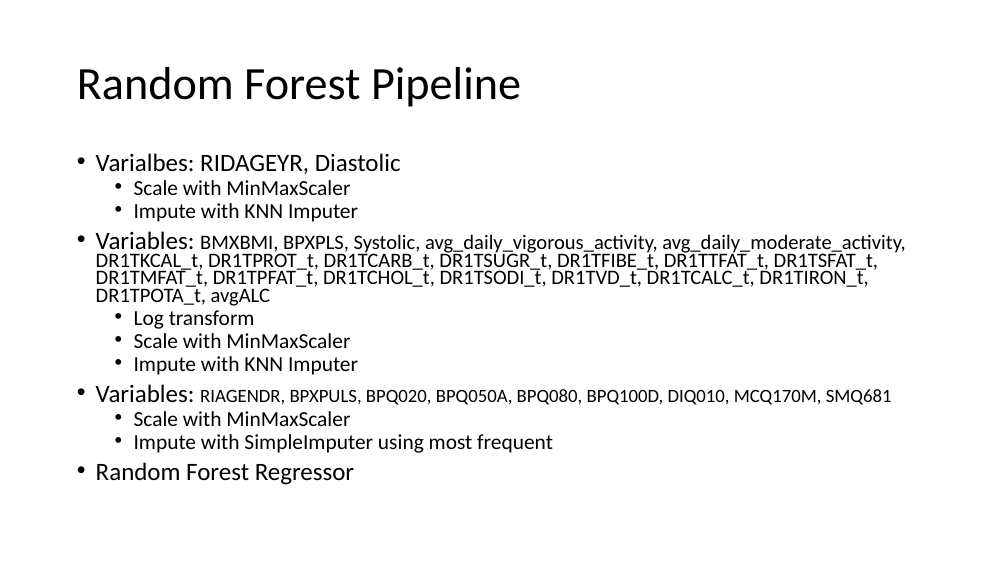
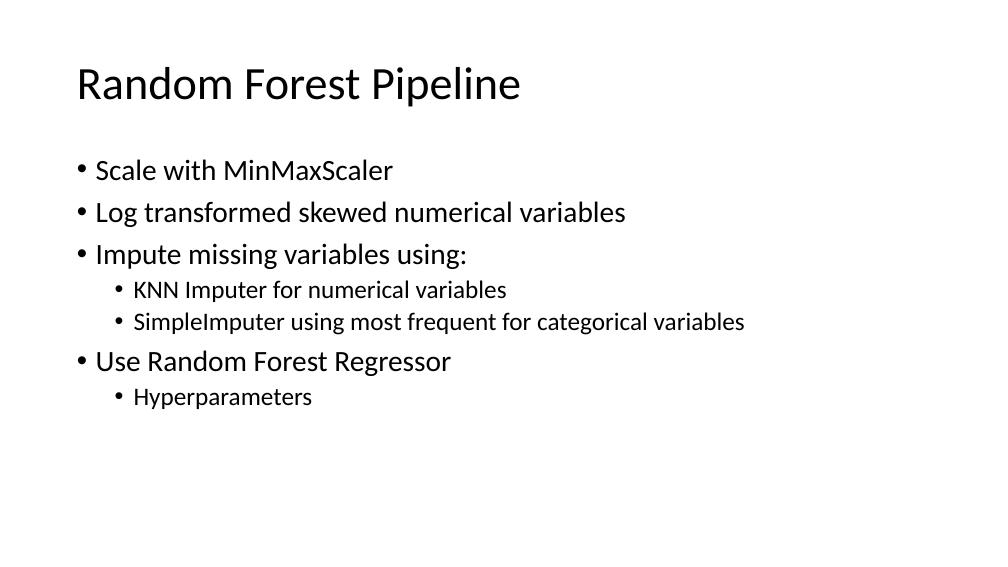
Before and after one commit to mathisme/ThinkfulDSFinalCapstone, a slide deck: slide 15 of Presentation.pptx. Drawn at 1008x567 pixels with LibreOffice and Linux fonts; fonts in the diff are those of the drawing. Boxes give left, top, right and bottom in pixels: in the first picture for what was removed or moved away, otherwise in the second. Text is boxed around its words. In the diff, an @@ line names an element or a change of style, - is before the commit and + after.

```diff
--- a/Presentation.pptx
+++ b/Presentation.pptx
@@ text at (x1=96, y1=153, x2=401, y2=174): paragraph removed @@
-• Varialbes: RIDAGEYR, Diastolic
@@ text at (x1=96, y1=159, x2=393, y2=181): size 20.4 to 28 pt in "Scale with MinMaxScaler"; list level 2 to 1 in "Scale with MinMaxScaler"; line spacing 0.7 to 0.9 @@
@@ text at (x1=96, y1=201, x2=745, y2=409): text changed; size 19.6 to 24 pt @@
-  • Impute with KNN Imputer
-• Variables: BMXBMI, BPXPLS, Systolic, avg_daily_vigorous_activity, avg_daily_moderate_activity, DR1TKCAL_t, DR1TPROT_t, DR1TCARB_t, DR1TSUGR_t, DR1TFIBE_t, DR1TTFAT_t, DR1TSFAT_t, DR1TMFAT_t, DR1TPFAT_t, DR1TCHOL_t, DR1TSODI_t, DR1TVD_t, DR1TCALC_t, DR1TIRON_t, DR1TPOTA_t, avgALC
-  • Log transform
-  • Scale with MinMaxScaler
-  • Impute with KNN Imputer
-• Variables: RIAGENDR, BPXPULS, BPQ020, BPQ050A, BPQ080, BPQ100D, DIQ010, MCQ170M, SMQ681
-  • Scale with MinMaxScaler
-  • Impute with SimpleImputer using most frequent
-• Random Forest Regressor
+• Log transformed skewed numerical variables
+• Impute missing variables using:
+  • KNN Imputer for numerical variables
+  • SimpleImputer using most frequent for categorical variables
+• Use Random Forest Regressor
+  • Hyperparameters
```
Also in this commit, not shown: 8 other slides changed, 6 slides added, 4 slides removed.
